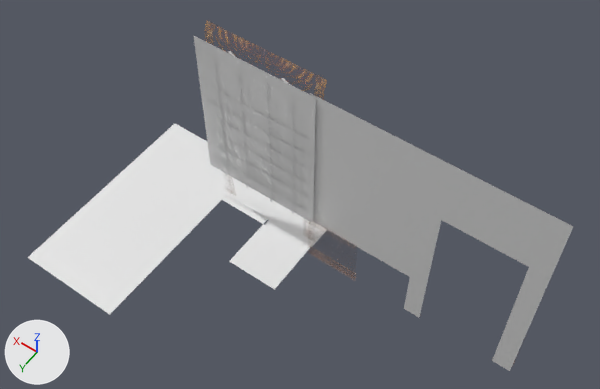
Before and after pictures for a commit that changed the FBX model Docs/FBX/AssetsMiscelaneos.fbx.
One viewpoint serves both versions: a camera (50 mm lens) standing at (-4.76, 6.9, 12.39) and looking at (-0.17, 0.49, 2.31). The lights are fixed; the arrows at lower left show +X, +Y and +Z. The picture after the commit comes second. Where no turn or scale is listed for an object, it has been applied to the vertices.

The older version as bpy lines, for what is in view:
```python
me_janelaquartovidro = bpy.data.meshes.new('JanelaQuartoVidro')
me_janelaquartovidro.from_pydata([(-1.12, 0.03, 1.0), (1.12, 0.03, 1.0), (-1.12, 0.03, 4.01), (1.12, 0.03, 4.01), (0.0, 0.03, 1.0), (0.0, 0.03, 4.01)], [], [(4, 1, 3, 5), (0, 4, 5, 2)])
me_janelaquartovidro.materials.append(mat_transparente)  # white #e7e7e7
me_tetoquarto = bpy.data.meshes.new('TetoQuarto')
me_tetoquarto.from_pydata([(-1.0, 1.0, 0.05), (0.0, 1.0, 0.05), (-1.0, 0.0, 0.05), (0.0, 0.0, 0.05)], [], [(2, 3, 1, 0)])
me_tetoquarto.materials.append(mat_floorsmat)  # white #e7e7e7
me_tetoquartolado = bpy.data.meshes.new('TetoQuartoLado')
me_tetoquartolado.from_pydata([(1.0, -0.185, 0.0), (0.0, -0.185, 0.0), (0.0, 0.0, 0.05), (0.0, -1.0, 0.0), (1.0, -1.0, 0.0), (1.0, 0.0, 0.05), (0.0, -0.093, 0.05), (1.0, -0.093, 0.05)], [], [(6, 1, 0, 7), (1, 3, 4, 0), (2, 6, 7, 5)])
me_tetoquartolado.materials.append(mat_floorsmat)  # white #e7e7e7
ob_janelaquartovidro = bpy.data.objects.new('JanelaQuartoVidro', me_janelaquartovidro)
ob_janelaquartovidro.location = (1.0, 0.0, 0.0)
ob_tetoquarto = bpy.data.objects.new('TetoQuarto', me_tetoquarto)
ob_tetoquarto.location = (1.0, 0.0, 0.0)
ob_tetoquartolado = bpy.data.objects.new('TetoQuartoLado', me_tetoquartolado)
ob_tetoquartolado.location = (1.0, 0.0, 0.0)
# also in view: 'TetoQuartoCanto' at (0.5, -0.5, 0.03); 'ParedeCorredorMetade' at (-1.0, 0.0, 3.5); 'MolduraJanelaQuarto' at (1.0, 0.0, 2.5); 'TetoConcreto' at (3.0, 2.0, 0.0); 'ParedeCorredor' at (-1.0, 0.0, 2.0)
```
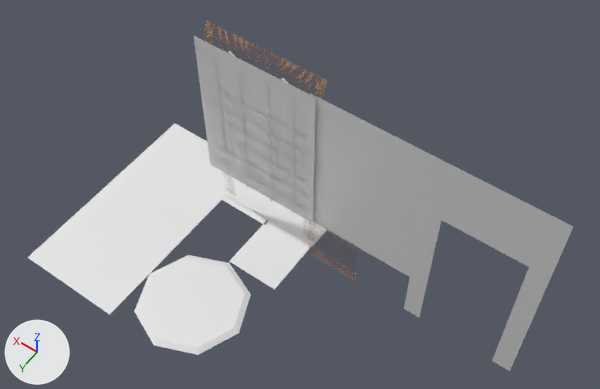
Changed parts and their boxes (x1, y1, x2, y2) in the pictures (600 x 389 px):
'TetoConcreto.001', added: after (134, 255, 251, 355)

Patch to the scene script:
```diff
--- a/Docs/FBX/AssetsMiscelaneos.fbx.py
+++ b/Docs/FBX/AssetsMiscelaneos.fbx.py
@@ me_tetoconcreto_001 @@
+me_tetoconcreto_001.from_pydata(...)  # an 8-sided cut cone along z (radius 1.0 at the low end, 0.9 at the high end) spanning x -1.0..1.0, y -1.0..1.0, z 0.0..0.05
+me_tetoconcreto_001.materials.append(mat_floorsmat)  # white #e7e7e7
@@ ob_tetoconcreto_001 @@
+ob_tetoconcreto_001 = bpy.data.objects.new('TetoConcreto.001', me_tetoconcreto_001)
+ob_tetoconcreto_001.location = (1.0, 2.0, 0.0)
```
